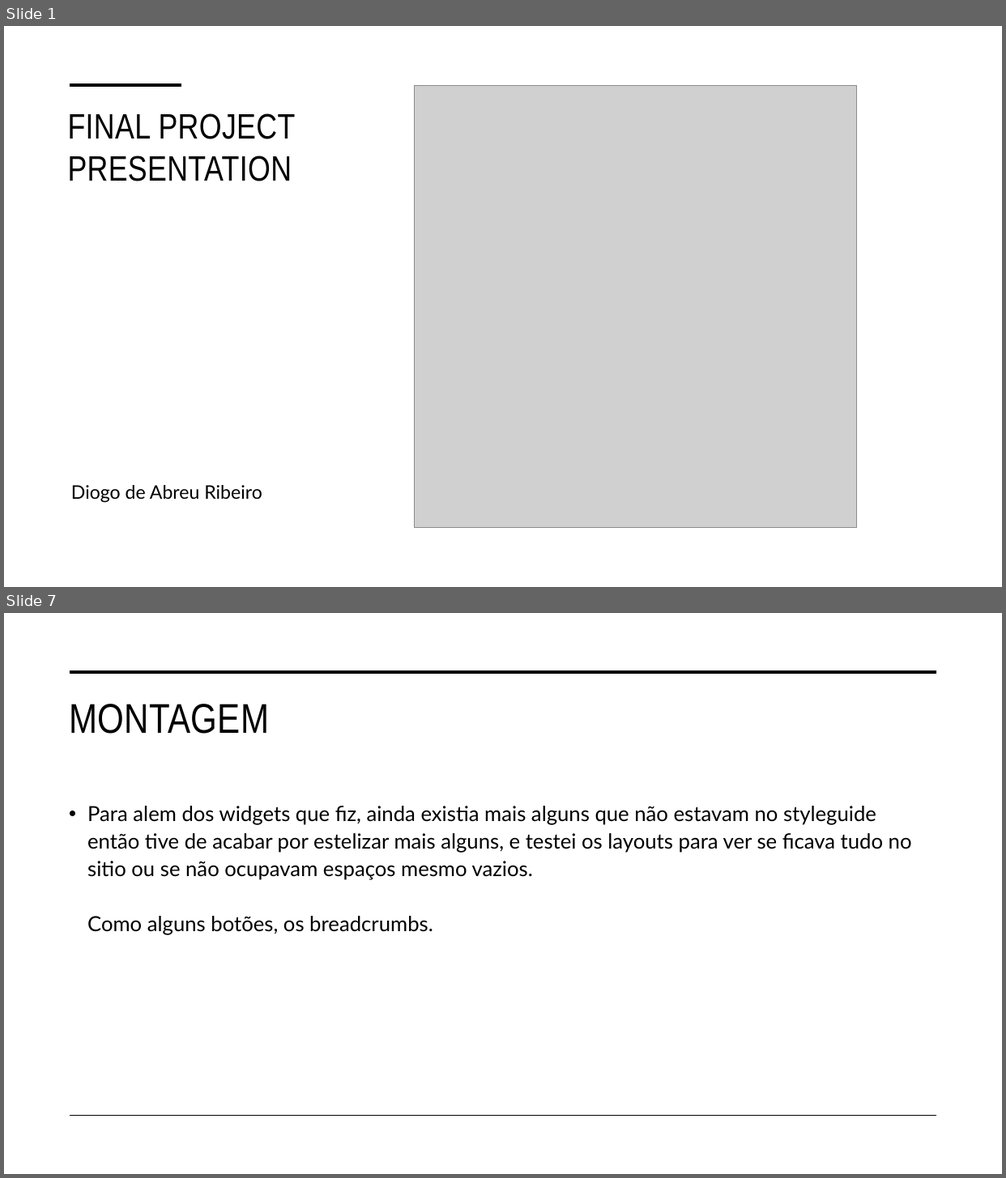
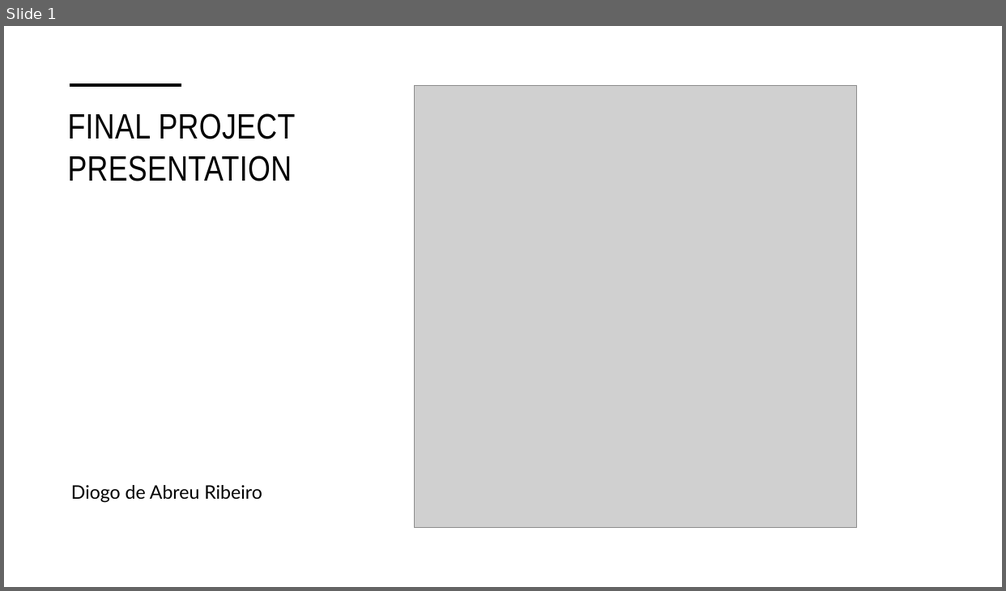
Before and after one commit to DiogoRibeiroMediaWeb/FinalProjectScss, a slide deck: Final Presentation.pptx. Shown one above the other, each under a label of ours: slides 1 and 7 before the commit, slide 1 after it; the slides between them are not shown. The pictures are 1006x1178 and 1006x591 pixels, drawn with LibreOffice and Linux fonts; fonts in the diff are those of the drawing; grey boxes stand for pictures. Boxes give left, top, right and bottom in pixels: in the first picture for what was removed or moved away, otherwise in the second. Text is boxed around its words. In the diff, an @@ line names an element or a change of style, - is before the commit and + after.

```diff
--- a/Final Presentation.pptx
+++ b/Final Presentation.pptx
@@ slide 7 removed at (x1=4, y1=613, x2=1002, y2=1174), background #FFFFFF @@
@@ line removed from (70, 672) to (937, 672) @@
@@ title removed at (x1=69, y1=704, x2=269, y2=734) @@
-MONTAGEM
@@ text removed at (x1=87, y1=806, x2=912, y2=935) @@
-• Para alem dos widgets que fiz, ainda existia mais alguns que não estavam no styleguide então tive de acabar por estelizar mais alguns, e testei os layouts para ver se ficava tudo no sitio ou se não ocupavam espaços mesmo vazios.
-  Como alguns botões, os breadcrumbs.
@@ line removed from (70, 1116) to (937, 1116) @@
```
Also in this commit, not shown: 8 slides changed, 8 slides added, 7 other files.
